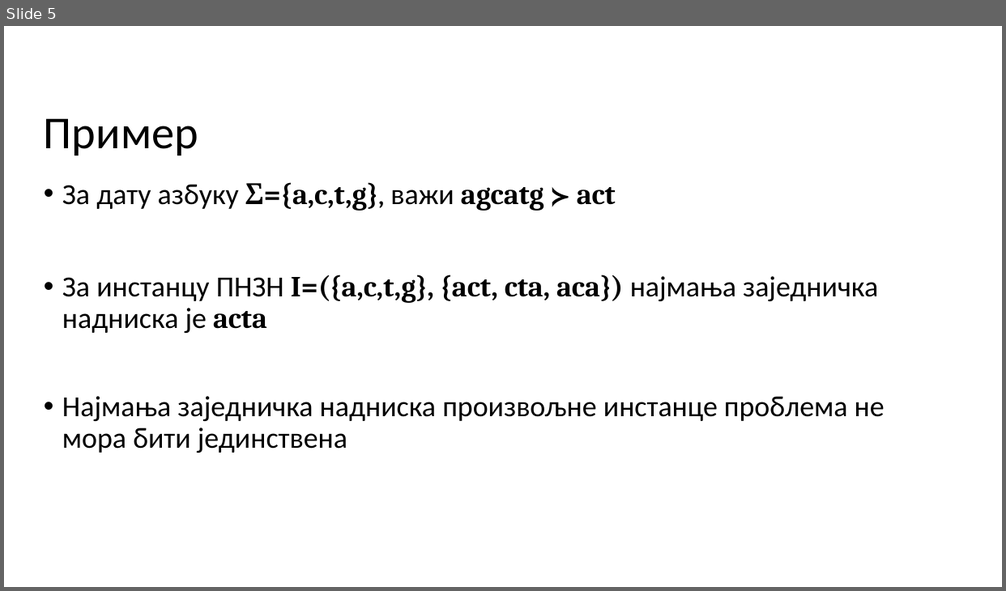
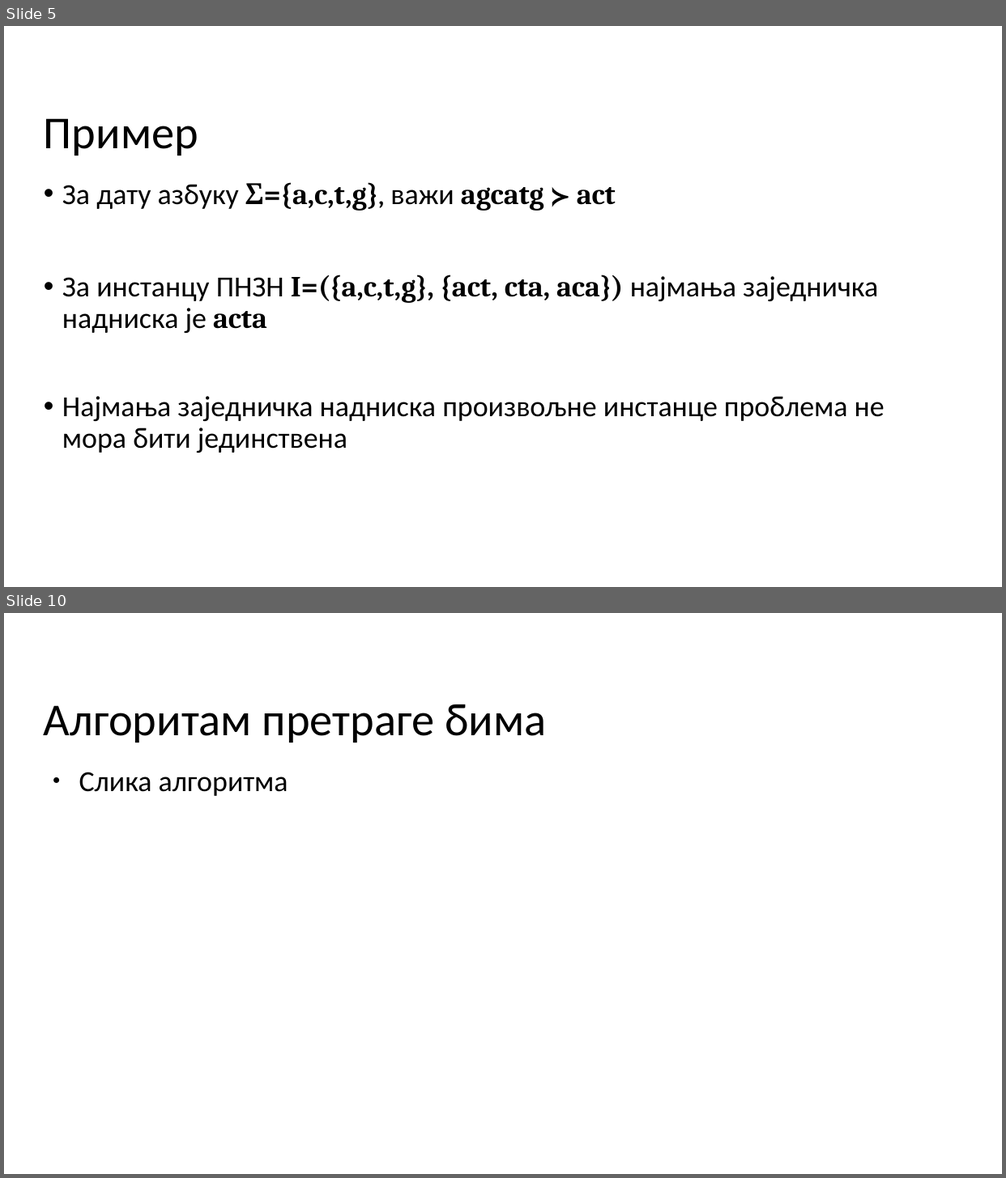
Before and after one commit to milosmikovic/Algorithms_For_Solving_Shortest_Common_Supersequence_Problem, a slide deck: Tekst/Prezentacija/MATF_primer_prezentacije.odp. Shown one above the other, each under a label of ours: slide 5 before the commit, slides 5 and 10 after it; the slides between them are not shown. The pictures are 1006x591 and 1006x1178 pixels, drawn with LibreOffice and Linux fonts; fonts in the diff are those of the drawing; background and template pictures are left out. Boxes give left, top, right and bottom in pixels: in the first picture for what was removed or moved away, otherwise in the second. Text is boxed around its words. In the diff, an @@ line names an element or a change of style, - is before the commit and + after.

```diff
--- a/Tekst/Prezentacija/MATF_primer_prezentacije.odp
+++ b/Tekst/Prezentacija/MATF_primer_prezentacije.odp
@@ slide 10 added at (x1=4, y1=613, x2=1002, y2=1174), background #FFFFFF @@
@@ title added at (x1=44, y1=705, x2=546, y2=743), 44 pt, text #000000 @@
+Алгоритам претраге бима
@@ text added at (x1=79, y1=772, x2=288, y2=796), 28 pt, text #000000 @@
+● Слика алгоритма
```
Also in this commit, not shown: 1 slide changed, 12 other slides added, 1 slide removed.
